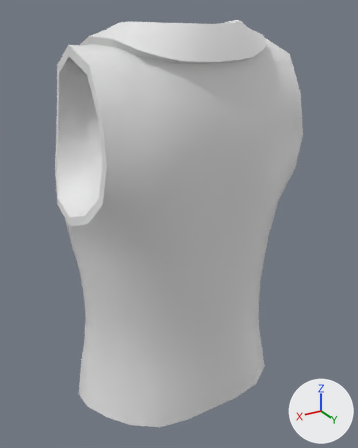
Two versions of the Blender file Attires_Modular/Layerwear1/VestSinglebreasted/Attire_Layerwear1_VestSinglebreasted.blend, one commit apart.
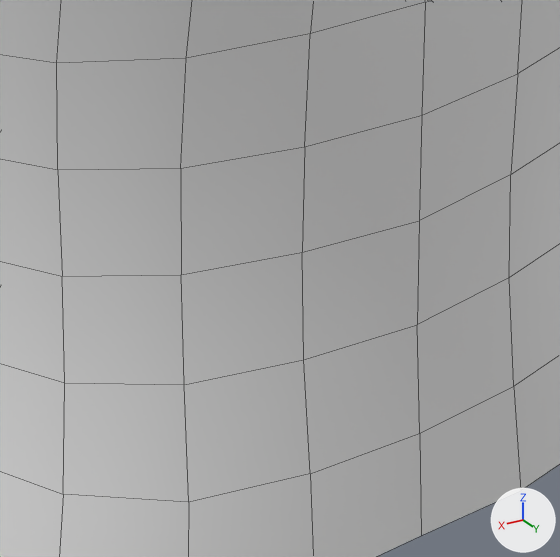
Old and new are each drawn whole from a 50 mm lens placed at (0.386, 0.655, 1.541), pointed at (-0.011, -0.006, 1.21) and again close up on the part from 33% to 68% of the width and 64% to 92% of the height. The lights are fixed; the arrows at lower right show +X, +Y and +Z. The last two pictures show the newer version. The close-ups show mesh edges as thin lines.

The first close-up shows 'Attire_Layerwear1_VestSinglebreasted'.
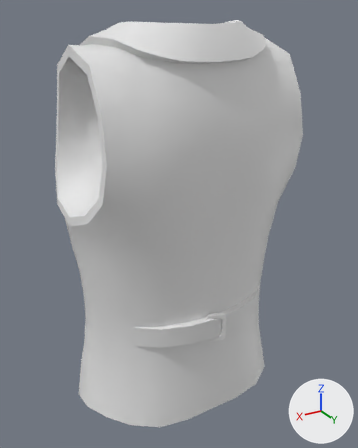
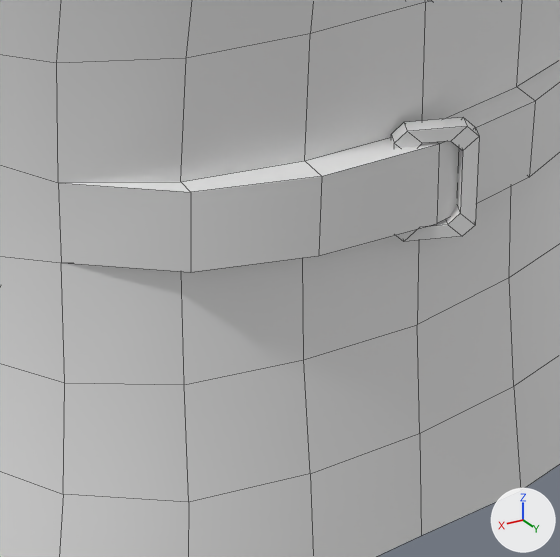
Commit message: Updated Vests

The change, as a list of edits to the scene's bpy script:
```text
Change me_attire_layerwear1_vestsinglebreasted:
    used by ob_attire_layerwear1_vestsinglebreasted; location = (0.0, 0.0, 0.0)
    remove me_attire_layerwear1_vestsinglebreasted.from_pydata(...)  # 691 vertices, 818 faces; spans x -0.183..0.183, y -0.14..0.127, z 0.857..1.528
    add me_attire_layerwear1_vestsinglebreasted.from_pydata(...)  # 733 vertices, 862 faces; spans x -0.183..0.183, y -0.14..0.134, z 0.857..1.528
    me_attire_layerwear1_vestsinglebreasted part 1: a new loose piece of 32 vertices spanning x -0.015..0.015, y 0.117..0.134, z 1.062..1.109
    me_attire_layerwear1_vestsinglebreasted part 2
    6 faces are deleted
    7 vertices in x -0.126..0.126, y 0.079..0.117, z 1.062 move by (0.0, 0.0, 0.006)
    4 vertices in x -0.089..0.089, y 0.1..0.112, z 1.107 move by (0.0, 0.0, -0.005)
    3 vertices in x -0.125..0.125, y 0.079..0.117, z 1.107..1.108 move by (0.0, 0.0, -0.006)
    4 vertices are added at (0.089, 0.107, 1.102), (0.089, 0.107, 1.068), (-0.089, 0.107, 1.102), (-0.089, 0.107, 1.068)
    6 new vertices lie (0.0, 0.011, 0.0) away from vertices in x -0.046..0.046, y 0.111..0.117, z 1.062..1.108
    18 new faces join them
```

Location of each change, [x1, y1, x2, y2] in pixels of the close-ups (560 x 557 px; the box of a moved part takes in the faces that stretch with it):
part 1 of me_attire_layerwear1_vestsinglebreasted, added: after [391, 117, 479, 242]
part 2 of me_attire_layerwear1_vestsinglebreasted, moved or reshaped: [0, 0, 560, 385] in both
